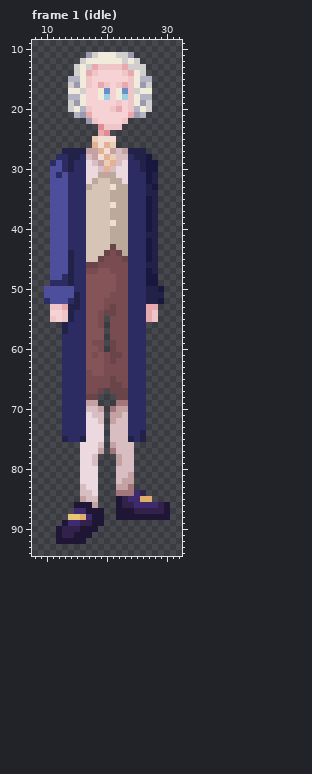
Two states of a pixel-art file, Sprites/personagens/Jean-Baptiste Réveillon.aseprite. Above is the file before it was changed.
40x96 pixels, 4 frames. Colours within 5 levels of each other are drawn and written as one. Shown: frame 1 (idle): x 8..32, y 9..94. The commit also changed other frames, which this record leaves out.
The result:
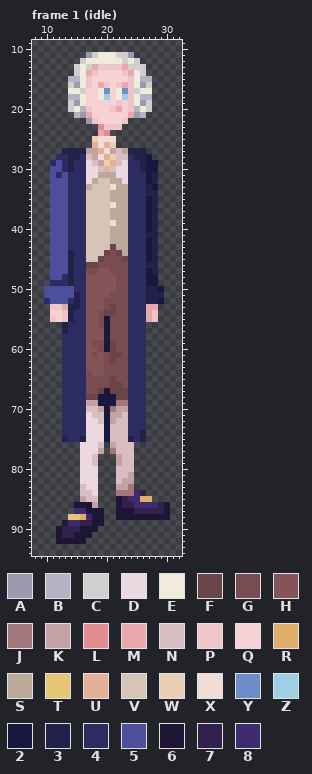
Palette (. is transparent): A #9b99ae  B #b3b3c3  C #d1cece  D #ebd9df  E #f1ebdb  F #694549  G #784c51  H #845459  J #a2777b  K #c4a2a4  L #df8d92  M #e7a9ad  N #d8bec2  P #efc6c8  Q #f7d2d4  R #e1ad6b  S #bbaa9a  T #e6c575  U #e2b196  V #d6c4b7  W #e9ceb4  X #f1ddd3  Y #6b8dc8  Z #9dd0e3  2 #18183e  3 #222249  4 #2c2c63  5 #4d4f9c  6 #1f1636  7 #32214a  8 #3e2b6f
Changes in this commit:
layer "fundo casaco" now shown
Frame 1 (idle), layer "fundo casaco":
y 55..60: x 20 . -> 2
y 67: x 20 . -> 2
y 68..69: x 19..21 ... -> 222
y 70..75: x 20 . -> 2
